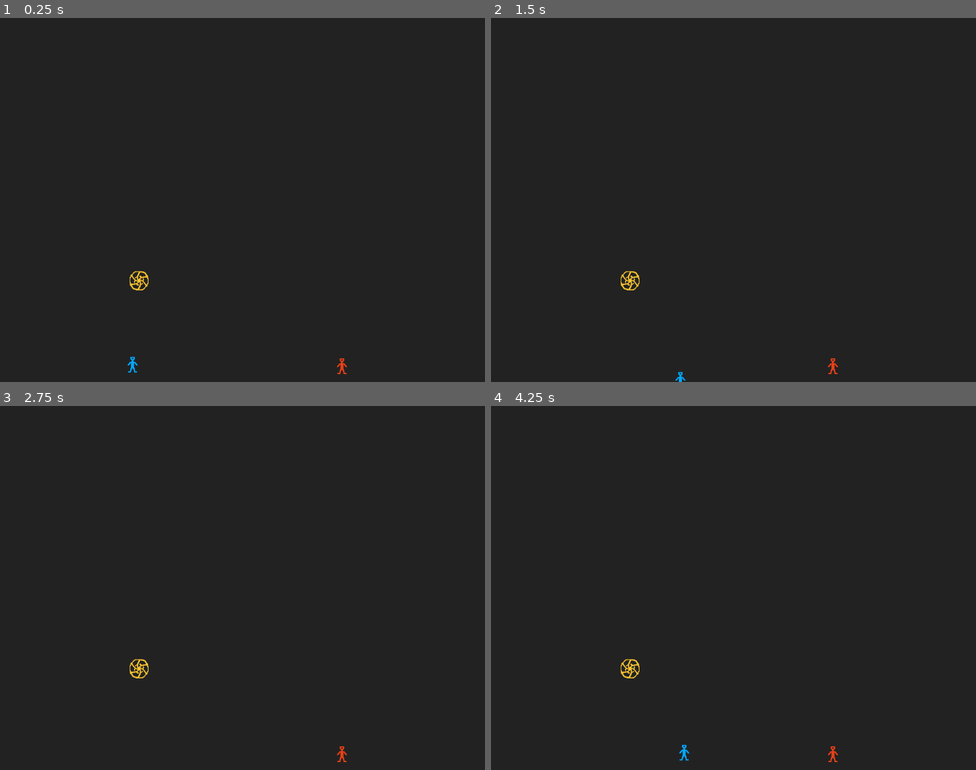
Above: before the commit, frames 1-4 (two rows, left to right).
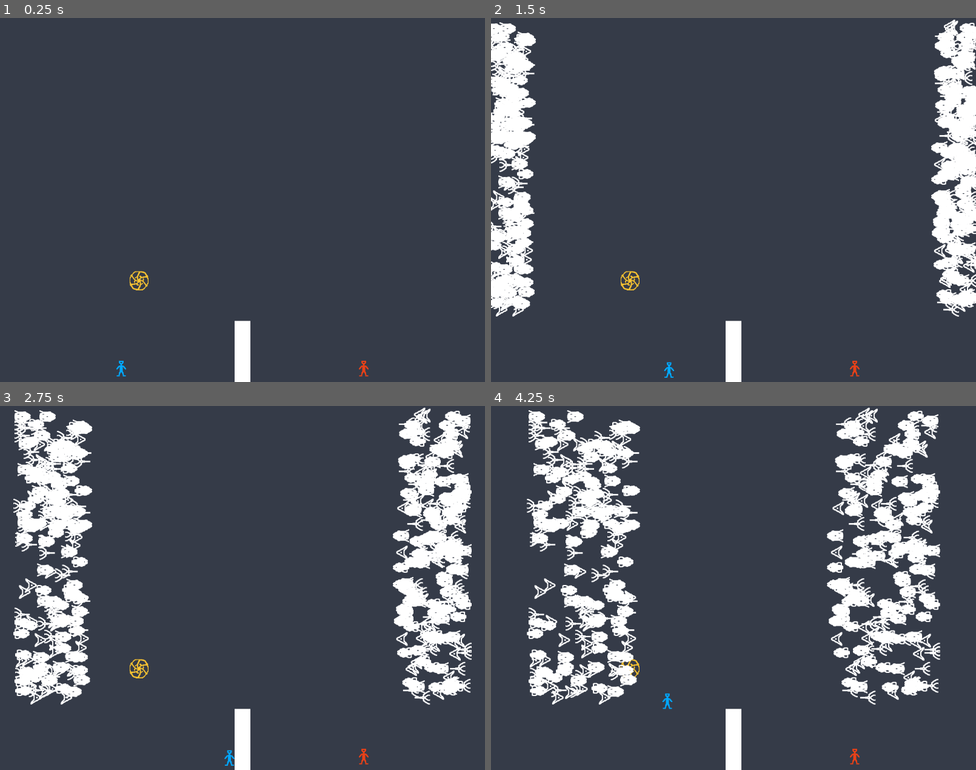
Above: after the commit, the same moments.

Repository: Wecros/SaturdayCrossing
Game: Godot game, scene res://scenes/Game.tscn
The game is run twice, just before and just after one commit, with the same random seed, the same clock (stepped at 60 frames per second) and the same inputs.
Inputs:
- Up to frame 1 (0.25 s): no input
- Up to frame 2 (1.5 s): hold D (player-1-right) 0.53-1.28 s; hold S (player-1-down) from 1.28 s (still down)
- Up to frame 3 (2.75 s): release S (player-1-down) at 2.03 s; hold D (player-1-right) from 2.03 s (still down)
- Up to frame 4 (4.25 s): release D (player-1-right) at 2.78 s; hold W (player-1-up) 2.78-3.53 s; hold A (player-1-left) from 3.53 s (still down)

The runs differ from the first frame. In frame 1, 100% of the frame differs, in the area x 0-100%, y 0-100%; in frame 2, 100%; in frame 3, 100%; in frame 4, 100%.

Commit message:
Add walls

Diff:
--- /dev/null
+++ b/godot-project/objects/Enemy-2.tscn
@@ -0,0 +1,16 @@
+[gd_scene load_steps=4 format=2]
+
+[ext_resource path="res://objects/Enemy.tscn" type="PackedScene" id=1]
+[ext_resource path="res://img/enemy-2.png" type="Texture" id=2]
+
+[sub_resource type="RectangleShape2D" id=1]
+extents = Vector2( 21.8421, 13.2895 )
+
+[node name="Enemy" instance=ExtResource( 1 )]
+
+[node name="CollisionShape2D" parent="." index="0"]
+position = Vector2( -3.6011, 0 )
+shape = SubResource( 1 )
+
+[node name="Sprite" parent="." index="1"]
+texture = ExtResource( 2 )
--- /dev/null
+++ b/godot-project/objects/Enemy-3.tscn
@@ -0,0 +1,12 @@
+[gd_scene load_steps=3 format=2]
+
+[ext_resource path="res://objects/Enemy.tscn" type="PackedScene" id=1]
+[ext_resource path="res://img/enemy-3.png" type="Texture" id=2]
+
+[node name="Enemy" instance=ExtResource( 1 )]
+
+[node name="CollisionShape2D" parent="." index="0"]
+position = Vector2( -3.2964, 0.263161 )
+
+[node name="Sprite" parent="." index="1"]
+texture = ExtResource( 2 )
--- /dev/null
+++ b/godot-project/objects/Enemy-4.tscn
@@ -0,0 +1,16 @@
+[gd_scene load_steps=4 format=2]
+
+[ext_resource path="res://objects/Enemy.tscn" type="PackedScene" id=1]
+[ext_resource path="res://img/enemy-4.png" type="Texture" id=2]
+
+[sub_resource type="ConvexPolygonShape2D" id=1]
+points = PoolVector2Array( -24, -18, 20, -2, -20, 22 )
+
+[node name="Enemy" instance=ExtResource( 1 )]
+
+[node name="CollisionShape2D" parent="." index="0"]
+rotation = 0.0845522
+shape = SubResource( 1 )
+
+[node name="Sprite" parent="." index="1"]
+texture = ExtResource( 2 )
--- /dev/null
+++ b/godot-project/objects/Enemy.tscn
@@ -0,0 +1,18 @@
+[gd_scene load_steps=4 format=2]
+
+[ext_resource path="res://scripts/enemy-movement.gd" type="Script" id=1]
+[ext_resource path="res://img/enemy-1.png" type="Texture" id=2]
+
+[sub_resource type="RectangleShape2D" id=1]
+extents = Vector2( 21.5596, 12.9474 )
+
+[node name="Enemy" type="KinematicBody2D"]
+script = ExtResource( 1 )
+
+[node name="CollisionShape2D" type="CollisionShape2D" parent="."]
+position = Vector2( -2.77008, 0 )
+shape = SubResource( 1 )
+disabled = true
+
+[node name="Sprite" type="Sprite" parent="."]
+texture = ExtResource( 2 )
--- a/godot-project/objects/EnemySpawner.tscn
+++ b/godot-project/objects/EnemySpawner.tscn
@@ -1,12 +1,12 @@
-[gd_scene load_steps=3 format=2]
+[gd_scene load_steps=2 format=2]
 
 [ext_resource path="res://scripts/enemy-spawner.gd" type="Script" id=1]
 
-[sub_resource type="RectangleShape2D" id=1]
-extents = Vector2( 10, 224.498 )
-
-[node name="EnemySpawner" type="Area2D"]
+[node name="EnemySpawner" type="Node2D"]
 script = ExtResource( 1 )
 
-[node name="CollisionShape2D" type="CollisionShape2D" parent="."]
-shape = SubResource( 1 )
+[node name="Top" type="Node2D" parent="."]
+position = Vector2( 0, -100 )
+
+[node name="Bottom" type="Node2D" parent="."]
+position = Vector2( 0, 100 )
--- /dev/null
+++ b/godot-project/objects/Invisible-wall.tscn
@@ -0,0 +1,8 @@
+[gd_scene load_steps=2 format=2]
+
+[sub_resource type="RectangleShape2D" id=1]
+
+[node name="Invisible Wall" type="StaticBody2D"]
+
+[node name="CollisionShape2D" type="CollisionShape2D" parent="."]
+shape = SubResource( 1 )
--- a/godot-project/objects/Player-1.tscn
+++ b/godot-project/objects/Player-1.tscn
@@ -9,6 +9,8 @@
 [node name="Player" type="Node2D"]
 
 [node name="KinematicBody2D" type="KinematicBody2D" parent="."]
+collision_layer = 3
+collision_mask = 3
 script = ExtResource( 1 )
 
 [node name="Sprite" type="Sprite" parent="KinematicBody2D"]
--- /dev/null
+++ b/godot-project/objects/Wall.tscn
@@ -0,0 +1,15 @@
+[gd_scene load_steps=3 format=2]
+
+[ext_resource path="res://img/white-wall.png" type="Texture" id=1]
+
+[sub_resource type="RectangleShape2D" id=1]
+extents = Vector2( 25.4532, 25.3665 )
+
+[node name="Wall" type="StaticBody2D"]
+position = Vector2( 642.201, 804.613 )
+
+[node name="Sprite" type="Sprite" parent="."]
+texture = ExtResource( 1 )
+
+[node name="CollisionShape2D" type="CollisionShape2D" parent="."]
+shape = SubResource( 1 )
--- a/godot-project/scenes/Game.tscn
+++ b/godot-project/scenes/Game.tscn
@@ -1,34 +1,100 @@
-[gd_scene load_steps=7 format=2]
+[gd_scene load_steps=14 format=2]
 
-[ext_resource path="res://img/bg.png" type="Texture" id=1]
+[ext_resource path="res://img/bg-alt.png" type="Texture" id=1]
 [ext_resource path="res://objects/PlayerSpawner.tscn" type="PackedScene" id=2]
 [ext_resource path="res://objects/Player-1.tscn" type="PackedScene" id=3]
 [ext_resource path="res://objects/Player-2.tscn" type="PackedScene" id=4]
 [ext_resource path="res://img/powerup.png" type="Texture" id=5]
 [ext_resource path="res://objects/EnemySpawner.tscn" type="PackedScene" id=6]
+[ext_resource path="res://objects/Enemy.tscn" type="PackedScene" id=7]
+[ext_resource path="res://objects/Enemy-2.tscn" type="PackedScene" id=8]
+[ext_resource path="res://objects/Enemy-3.tscn" type="PackedScene" id=9]
+[ext_resource path="res://objects/Enemy-4.tscn" type="PackedScene" id=10]
+[ext_resource path="res://objects/Wall.tscn" type="PackedScene" id=11]
+[ext_resource path="res://objects/Invisible-wall.tscn" type="PackedScene" id=12]
+
+[sub_resource type="RectangleShape2D" id=1]
 
 [node name="Main" type="Node"]
 
-[node name="TextureRect" type="TextureRect" parent="."]
+[node name="UI" type="Control" parent="."]
+margin_right = 40.0
+margin_bottom = 40.0
+
+[node name="TextureRect" type="TextureRect" parent="UI"]
 margin_right = 1280.0
 margin_bottom = 960.0
 texture = ExtResource( 1 )
 expand = true
 
-[node name="PlayerSpawner" parent="." instance=ExtResource( 2 )]
-position = Vector2( 349.933, 909.706 )
+[node name="Game" type="Node2D" parent="."]
+
+[node name="PlayerSpawner" parent="Game" instance=ExtResource( 2 )]
+position = Vector2( 320, 920 )
 player_scene = ExtResource( 3 )
 
-[node name="PlayerSpawner2" parent="." instance=ExtResource( 2 )]
-position = Vector2( 902.5, 913.9 )
+[node name="PlayerSpawner2" parent="Game" instance=ExtResource( 2 )]
+position = Vector2( 960, 920 )
 player_scene = ExtResource( 4 )
 
-[node name="powerup" type="Sprite" parent="."]
+[node name="powerup" type="Sprite" parent="Game"]
 position = Vector2( 366.828, 692.636 )
 texture = ExtResource( 5 )
 
-[node name="EnemySpawner" parent="." instance=ExtResource( 6 )]
-position = Vector2( -60, 450 )
+[node name="EnemySpawner" parent="Game" instance=ExtResource( 6 )]
+editor/display_folded = true
+position = Vector2( -50, 350 )
+enemies = [ ExtResource( 7 ), ExtResource( 8 ), ExtResource( 9 ), ExtResource( 10 ) ]
 
-[node name="EnemySpawner2" parent="." instance=ExtResource( 6 )]
-position = Vector2( 1340, 450 )
+[node name="Top" parent="Game/EnemySpawner" index="0"]
+position = Vector2( 0, -330 )
+
+[node name="Bottom" parent="Game/EnemySpawner" index="1"]
+position = Vector2( 0, 420 )
+
+[node name="EnemySpawner2" parent="Game" instance=ExtResource( 6 )]
+editor/display_folded = true
+position = Vector2( 1330, 350 )
+enemies = [ ExtResource( 7 ), ExtResource( 8 ), ExtResource( 9 ), ExtResource( 10 ) ]
+flipped = true
+
+[node name="Top" parent="Game/EnemySpawner2" index="0"]
+position = Vector2( 0, -330 )
+
+[node name="Bottom" parent="Game/EnemySpawner2" index="1"]
+position = Vector2( 0, 420 )
+
+[node name="Wall" parent="Game" instance=ExtResource( 11 )]
+position = Vector2( 640, 883.218 )
+scale = Vector2( 0.825234, 3.34997 )
+
+[node name="Victory Area" type="Area2D" parent="Game"]
+editor/display_folded = true
+position = Vector2( 640, 0 )
+scale = Vector2( 81.8, 1 )
+
+[node name="CollisionShape2D" type="CollisionShape2D" parent="Game/Victory Area"]
+shape = SubResource( 1 )
+
+[node name="Invisible Wall" parent="Game" instance=ExtResource( 12 )]
+position = Vector2( 0, 480 )
+scale = Vector2( 1, 53.84 )
+collision_layer = 2
+collision_mask = 2
+
+[node name="Invisible Wall2" parent="Game" instance=ExtResource( 12 )]
+position = Vector2( 1280, 480 )
+scale = Vector2( 1, 53.84 )
+collision_layer = 2
+collision_mask = 2
+
+[node name="Invisible Wall3" parent="Game" instance=ExtResource( 12 )]
+position = Vector2( 640, 960 )
+rotation = 1.5708
+scale = Vector2( 1, 75.92 )
+collision_layer = 2
+collision_mask = 2
+
+[editable path="Game/EnemySpawner"]
+
+[editable path="Game/EnemySpawner2"]
--- /dev/null
+++ b/godot-project/scripts/enemy-movement.gd
@@ -0,0 +1,9 @@
+extends KinematicBody2D
+
+export (int) var speed = 10
+
+func _ready():
+	pass # Replace with function body.
+
+func _process(delta):
+	move_and_slide(Vector2(speed, 0))
--- a/godot-project/scripts/enemy-spawner.gd
+++ b/godot-project/scripts/enemy-spawner.gd
@@ -1,20 +1,37 @@
-extends Area2D
+extends Node2D
 
-var min_x
-var min_y
-var max_x
-var max_y
+export (Array, PackedScene) var enemies
+export (bool) var flipped
 
-onready var colshape2d = get_node("CollisionShape2D")
-export (Array, PackedScene) var enemies
+onready var top_point = get_node("Top")
+onready var bot_point = get_node("Bottom")
 
 var size
 var centerpos
+var rand = RandomNumberGenerator.new()
 
 func _ready():
-	centerpos = colshape2d.position + position
-	size = colshape2d.shape.extents
+	for i in range(200):
+		spawn()
+
+func pickEnemyInstance(enemy_arr):
+	rand.randomize()
+	var idx = rand.randi_range(0, enemy_arr.size() - 1)
+	return enemy_arr[idx].instance()
 
 func spawn():
-	var x = centerpos.x
-	var y = (randi() % size.y) - (size.y/2) + centerpos.y
+	var enemy = pickEnemyInstance(enemies)
+	rand.randomize()
+	var x = top_point.position.x
+	var y = rand.randf_range(bot_point.position.y,  top_point.position.y)
+
+	enemy.position.x = x
+	enemy.position.y = y
+
+	rand.randomize()
+	enemy.speed = rand.randi_range(40, 100)
+	if flipped:
+		enemy.speed *= -1
+		enemy.scale.x *= -1
+
+	add_child(enemy)
Binary file added: godot-project/img/bg-alt.png
Not shown, added: godot-project/img/bg-alt.png.import
Binary file added: godot-project/img/white-wall-alt.png
Not shown, added: godot-project/img/white-wall-alt.png.import
Binary file added: godot-project/img/white-wall.png
Not shown, added: godot-project/img/white-wall.png.import
